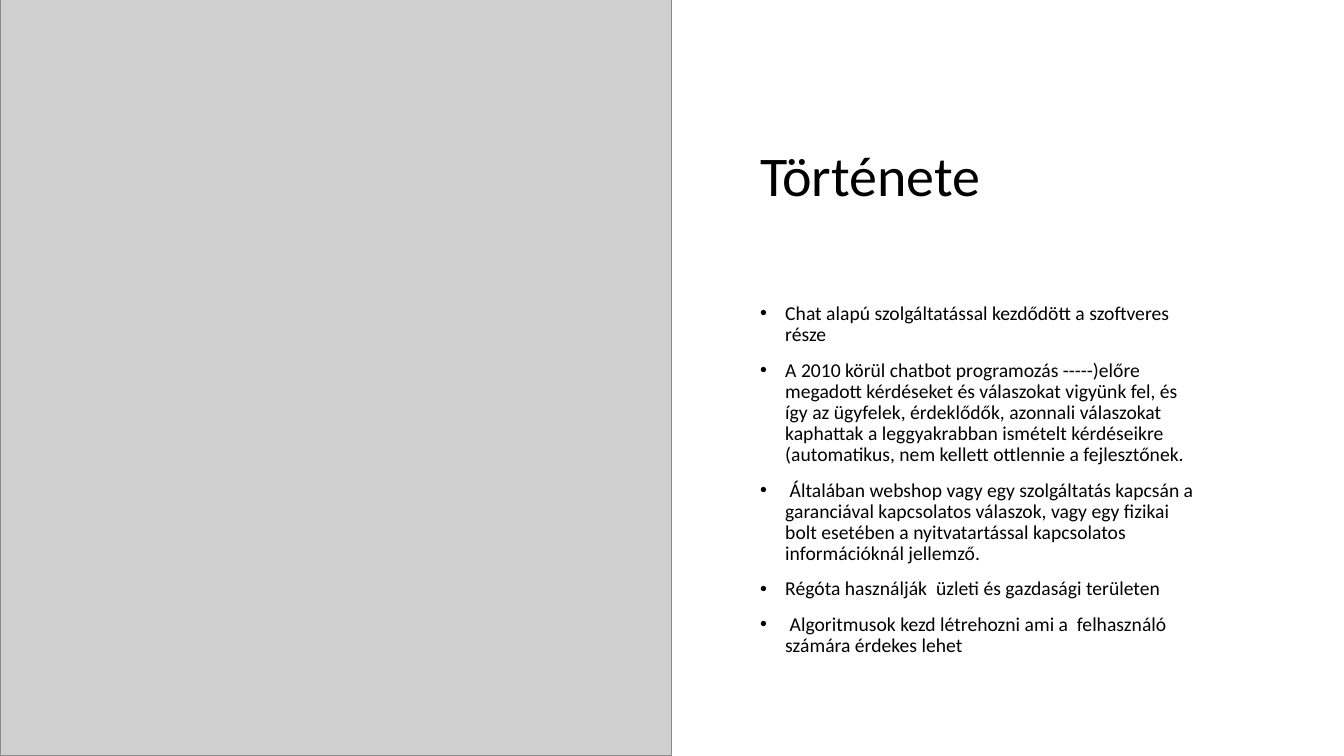
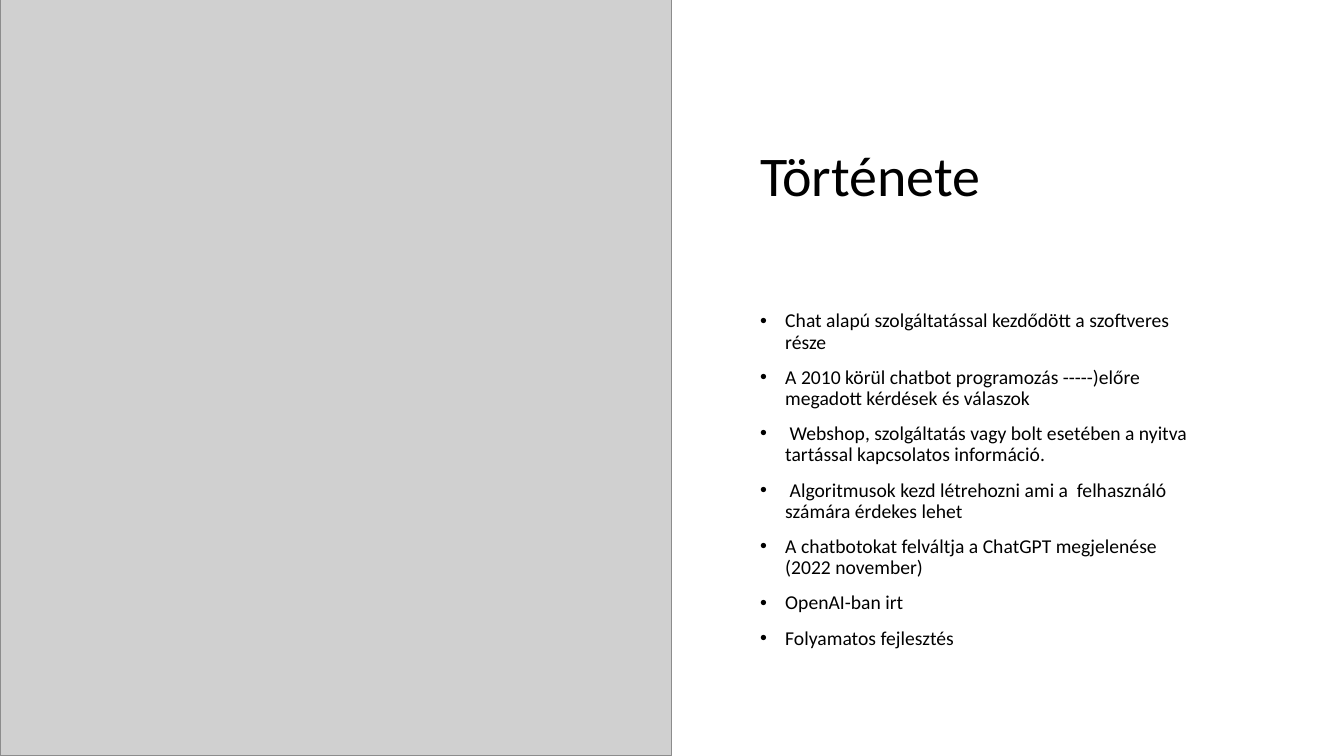
Before and after one commit to peterdaviid/ai-ppt, a slide deck: slide 5 of ai ppt.pptx (slide 3 before the commit). Drawn at 1344x756 pixels with LibreOffice and Linux fonts; fonts in the diff are those of the drawing; grey boxes stand for pictures. Boxes give left, top, right and bottom in pixels: in the first picture for what was removed or moved away, otherwise in the second. Text is boxed around its words. In the diff, an @@ line names an element or a change of style, - is before the commit and + after.

Commit message:
ppt készítés
rafi: történet
szilárd: neurális hálózat, gépi tanulás
dávid: képek, formázás, történet

```diff
--- a/ai ppt.pptx
+++ b/ai ppt.pptx
@@ text at <box>785,370,1187,464</box>: text changed @@
-• A 2010 körül chatbot programozás -----)előre megadott kérdéseket és válaszokat vigyünk fel, és így az ügyfelek, érdeklődők, azonnali válaszokat kaphattak a leggyakrabban ismételt kérdéseikre (automatikus, nem kellett ottlennie a fejlesztőnek.
-• Általában webshop vagy egy szolgáltatás kapcsán a garanciával kapcsolatos válaszok, vagy egy fizikai bolt esetében a nyitvatartással kapcsolatos információknál jellemző.
-• Régóta használják üzleti és gazdasági területen
+• A 2010 körül chatbot programozás -----)előre megadott kérdések és válaszok
+• Webshop, szolgáltatás vagy bolt esetében a nyitva tartással kapcsolatos információ.
@@ text at <box>785,539,1157,649</box>: paragraphs added @@
+• A chatbotokat felváltja a ChatGPT megjelenése (2022 november)
+• OpenAI-ban irt
+• Folyamatos fejlesztés
```
Also in this commit, not shown: 8 other slides changed, 3 slides added, 2 slides removed.
